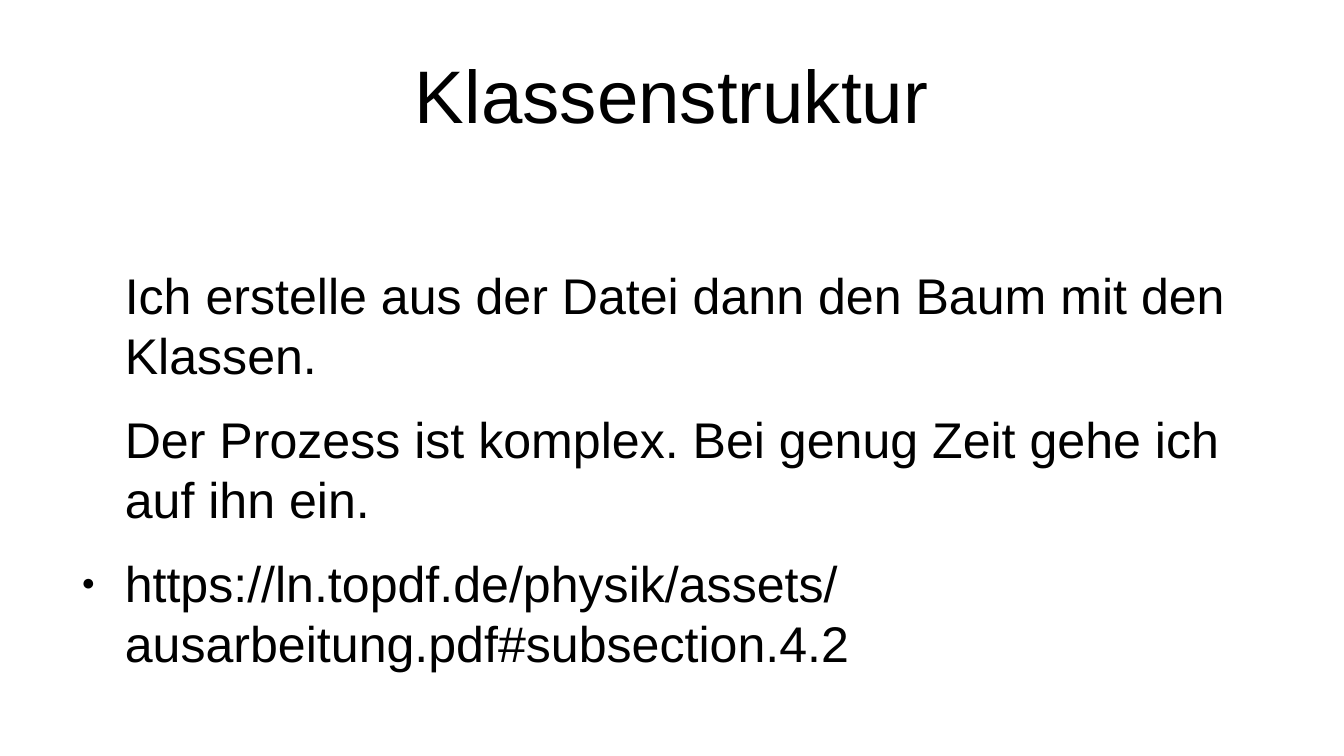
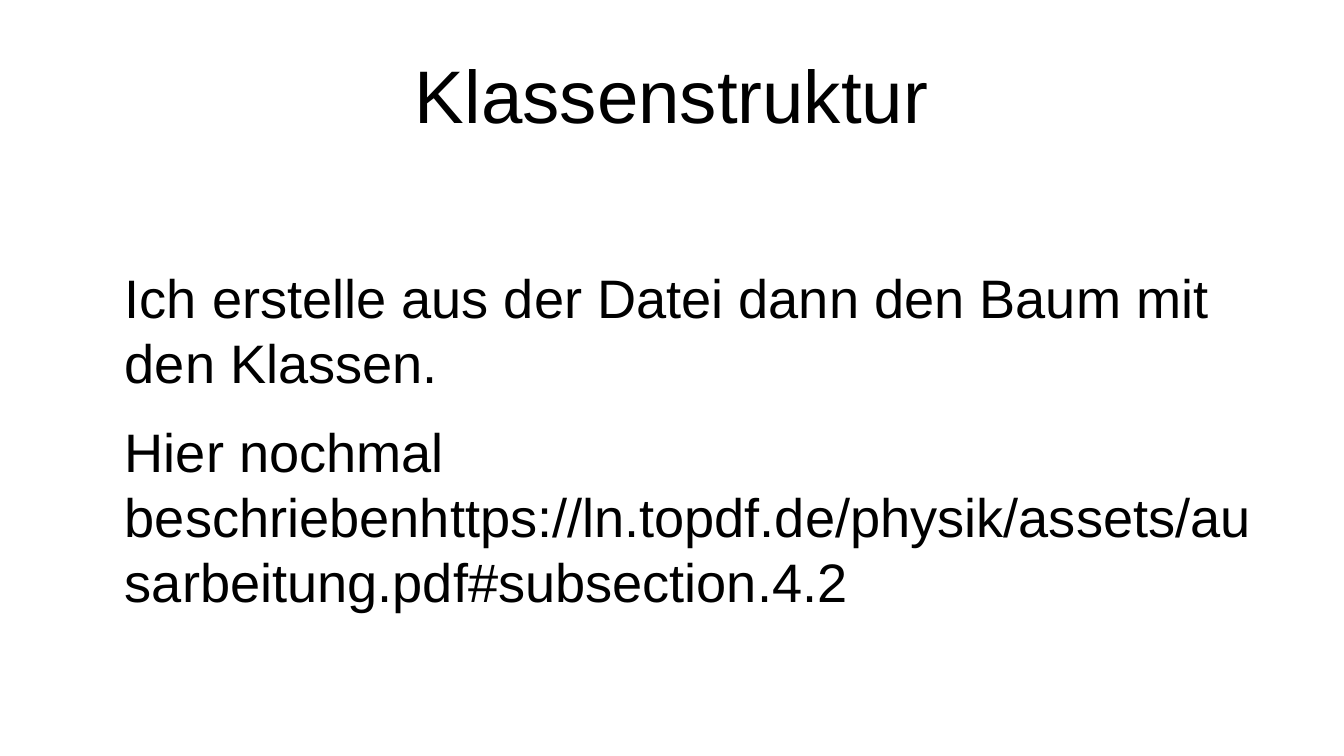
Before and after one commit to HeIIow2/physik_schaltkreise, a slide deck: slide 21 of präsentation/präsentation.odp (slide 27 before the commit). Drawn at 1344x756 pixels with LibreOffice and Linux fonts; fonts in the diff are those of the drawing. Boxes give left, top, right and bottom in pixels: in the first picture for what was removed or moved away, otherwise in the second. Text is boxed around its words. In the diff, an @@ line names an element or a change of style, - is before the commit and + after.

```diff
--- a/präsentation/präsentation.odp
+++ b/präsentation/präsentation.odp
@@ text at (125, 278, 1208, 384): size 29.6 to 32 pt in "Ich erstelle aus der Datei dann den ..." @@
@@ text at (125, 432, 1251, 611): text changed; size 29.6 to 32 pt @@
-Der Prozess ist komplex. Bei genug Zeit gehe ich auf ihn ein.
-● https://ln.topdf.de/physik/assets/ausarbeitung.pdf#subsection.4.2
+Hier nochmal beschriebenhttps://ln.topdf.de/physik/assets/ausarbeitung.pdf#subsection.4.2
```
Also in this commit, not shown: 3 other slides changed, 2 slides added, 7 slides removed.
